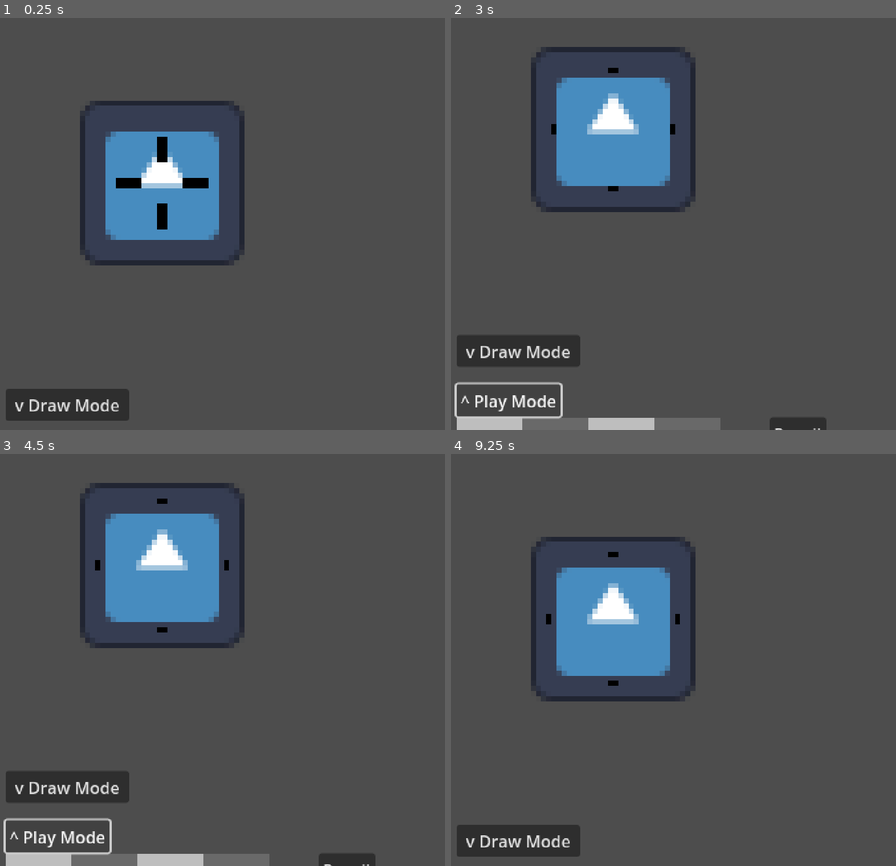
Above: before the commit, frames 1-4 (two rows, left to right).
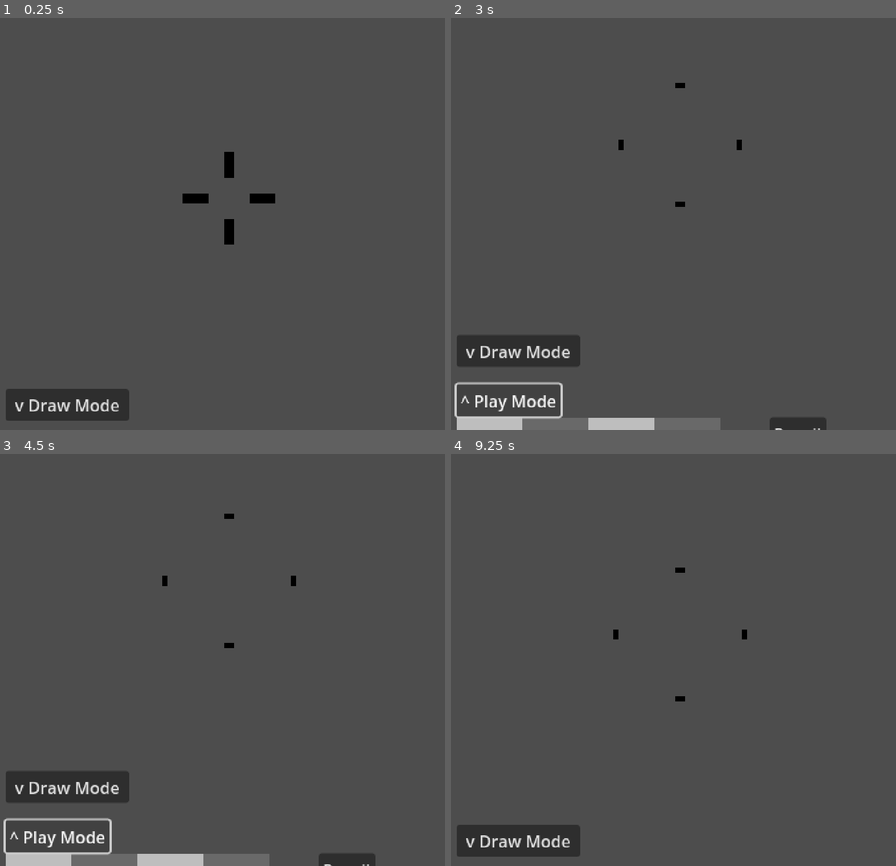
Above: after the commit, the same moments.

Repository: kennethbchen/Fireworkshop-Game
Game: Godot game, scene res://main.tscn
The game is run twice, just before and just after one commit, with the same random seed, the same clock (stepped at 60 frames per second) and the same inputs. The engine's default icon, where the game draws it, is replaced by a stand-in: a white triangle on a blue panel in a dark square.
Inputs:
- Up to frame 1 (0.25 s): no input
- Up to frame 2 (3 s): click "v Draw Mode" at 0.5 s; click "Add New Frame" at 1.25 s; click "Add New Frame" at 2 s; click "^ Play Mode" at 2.75 s
- Up to frame 3 (4.5 s): click "v Draw Mode" at 3.5 s; click "^ Play Mode" at 4.25 s
- Up to frame 4 (9.25 s): click "v Draw Mode" at 5 s; click "Pencil" at 5.75 s; click "Pencil" at 6.5 s; click "Pencil" at 7.25 s; click "Add New Frame" at 8 s; click "^ Play Mode" at 8.75 s

The runs differ from the first frame. In frame 1, 8.9% of the frame differs, in the area x 17-62%, y 20-61%; in frame 2, 8.7%; in frame 3, 8.7%; in frame 4, 8.6%.

Commit message:
Aligned viewport

Diff:
--- a/main.tscn
+++ b/main.tscn
@@ -203,21 +203,26 @@
 [node name="SubViewportContainer" type="SubViewportContainer" parent="PlayModeUI"]
 offset_top = -400.0
 offset_right = 90.0
-offset_bottom = -333.0
+offset_bottom = -330.0
 scale = Vector2(5, 5)
 
 [node name="SubViewport" type="SubViewport" parent="PlayModeUI/SubViewportContainer"]
 disable_3d = true
 handle_input_locally = false
-size = Vector2i(64, 64)
+size = Vector2i(90, 70)
 render_target_update_mode = 4
 
 [node name="Sprite2D" type="Sprite2D" parent="PlayModeUI/SubViewportContainer/SubViewport"]
+position = Vector2(224, -248)
+scale = Vector2(1, 1)
 texture = ExtResource("1_mjnsk")
 
 [node name="AnimatedSprite2D" type="AnimatedSprite2D" parent="PlayModeUI/SubViewportContainer/SubViewport"]
 sprite_frames = ExtResource("12_wq1f7")
 autoplay = "default"
+
+[node name="FireworkController" type="Node2D" parent="PlayModeUI/SubViewportContainer/SubViewport"]
+script = ExtResource("6_11r1j")
 
 [node name="Camera2D" type="Camera2D" parent="PlayModeUI/SubViewportContainer/SubViewport"]
 
@@ -227,10 +232,6 @@
 offset_right = 128.0
 offset_bottom = -9.0
 text = "v Draw Mode"
-
-[node name="FireworkController" type="Node2D" parent="PlayModeUI"]
-position = Vector2(224, -160)
-script = ExtResource("6_11r1j")
 
 [node name="PlayerData" type="Node" parent="."]
 unique_name_in_owner = true
